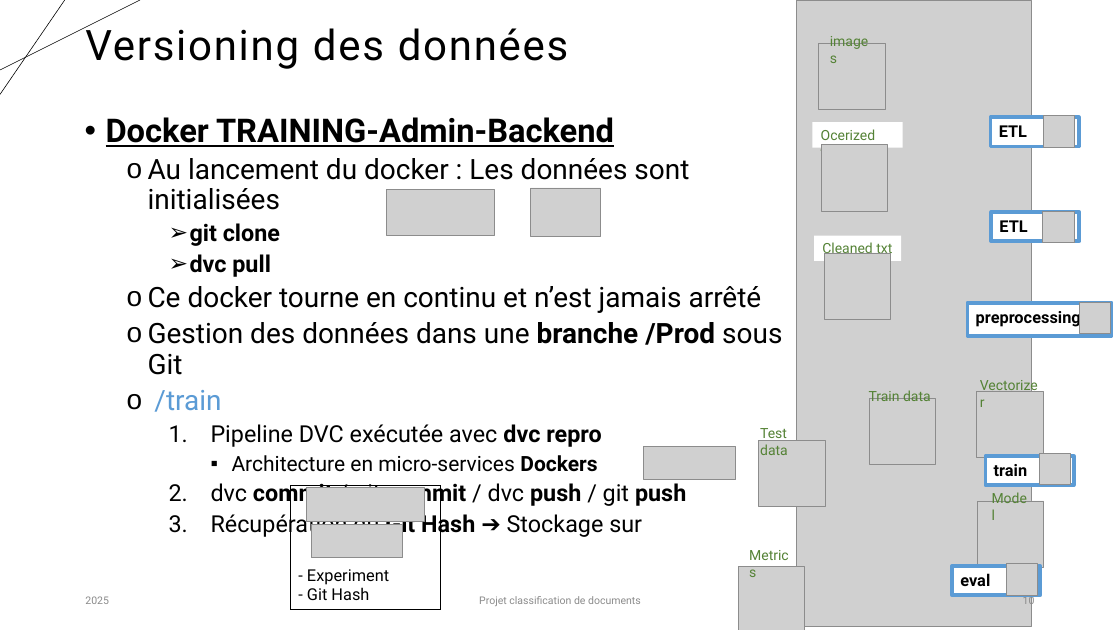
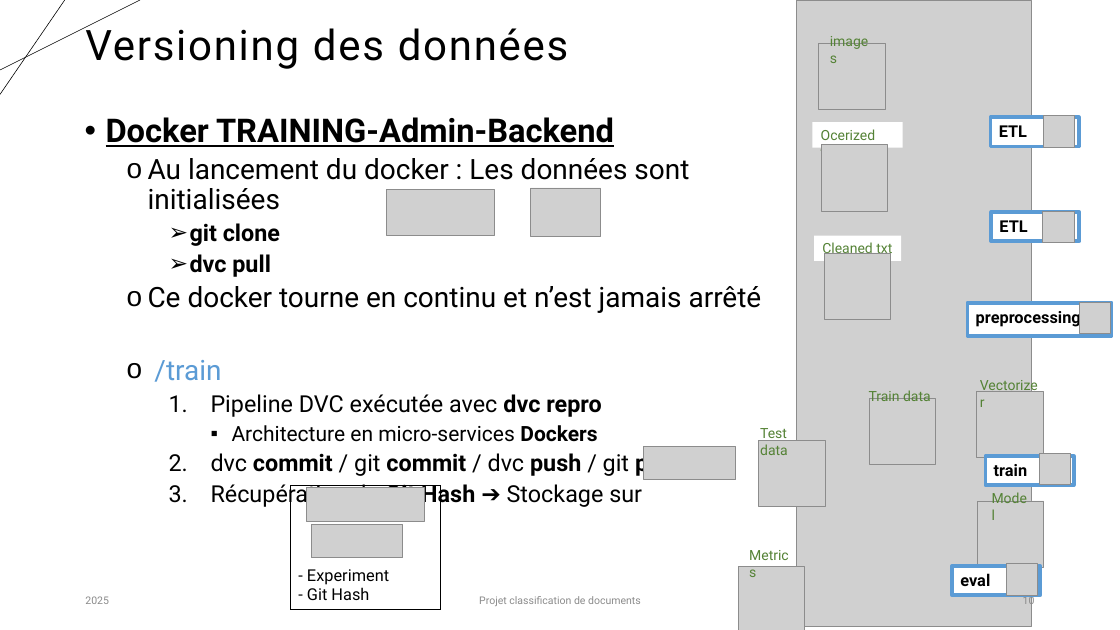
Before and after one commit to karned-formation/SEP24-MLOPS-SAKE, a slide deck: slide 10 of report/Projet_classification_MLOps_SAKE.pptx. Drawn at 1120x630 pixels with LibreOffice and Linux fonts; fonts in the diff are those of the drawing; grey boxes stand for pictures. Boxes give left, top, right and bottom in pixels: in the first picture for what was removed or moved away, otherwise in the second. Text is boxed around its words. In the diff, an @@ line names an element or a change of style, - is before the commit and + after.

```diff
--- a/report/Projet_classification_MLOps_SAKE.pptx
+++ b/report/Projet_classification_MLOps_SAKE.pptx
@@ text at bbox=[148, 322, 782, 375]: paragraph removed @@
-  o Gestion des données dans une branche /Prod sous Git
```
Also in this commit, not shown: 2 other slides changed.
